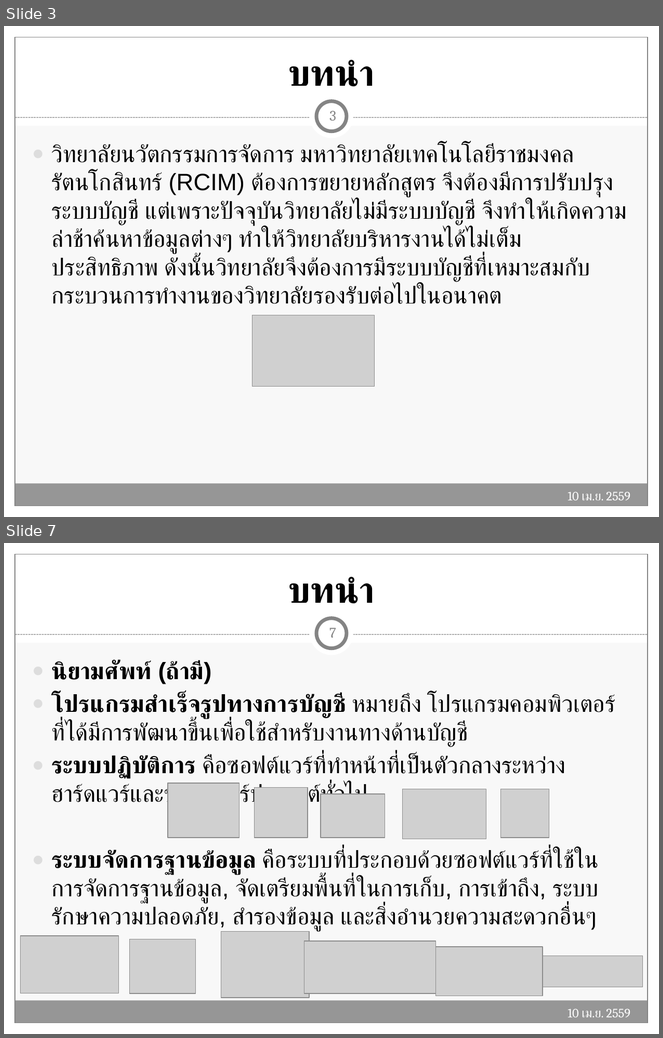
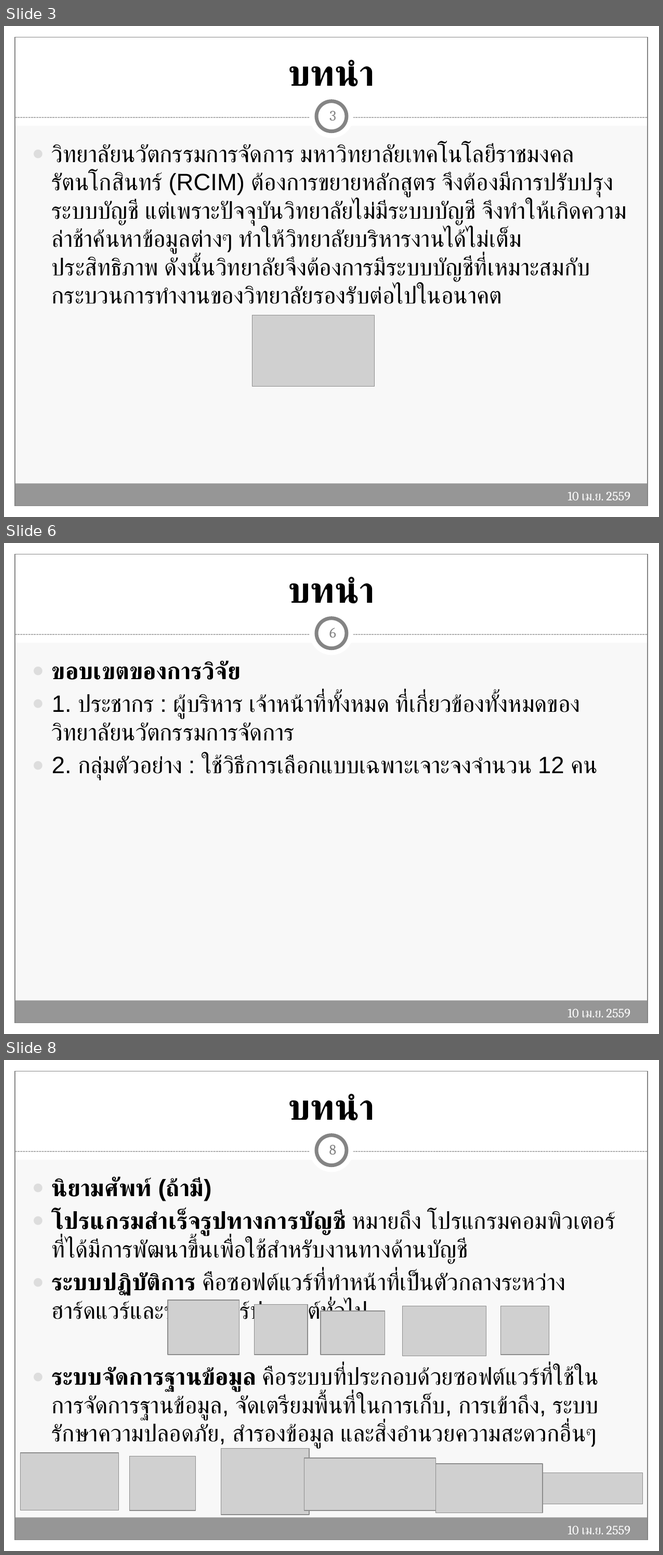
Before and after one commit to Tanandara/research, a slide deck: ฐานันดร์(โปรแกรมบัญชี RCIM)-Workshop (MBA).pptx. Shown one above the other, each under a label of ours: slides 3 and 7 before the commit, slides 3, 6 and 8 after it; the slides between them are not shown. The pictures are 663x1038 and 663x1555 pixels, drawn with LibreOffice and Linux fonts; fonts in the diff are those of the drawing; grey boxes stand for pictures. Boxes give left, top, right and bottom in pixels: in the first picture for what was removed or moved away, otherwise in the second. Text is boxed around its words. In the diff, an @@ line names an element or a change of style, - is before the commit and + after.

```diff
--- a/ฐานันดร์(โปรแกรมบัญชี RCIM)-Workshop (MBA).pptx
+++ b/ฐานันดร์(โปรแกรมบัญชี RCIM)-Workshop (MBA).pptx
@@ slide 6 added at bbox=[4, 543, 659, 1034], background #F8F8F8; not listed: 9 template elements that a slide beside it also shows @@
@@ title added at bbox=[288, 577, 375, 604], 40 pt, text #000000, bold @@
+บทนำ
@@ page number added at bbox=[330, 628, 336, 638], 16 pt, text #848484 @@
+6
@@ text added at bbox=[52, 661, 598, 781], 26 pt, text #000000 @@
+● ขอบเขตของการวิจัย
+● 1. ประชากร : ผู้บริหาร เจ้าหน้าที่ทั้งหมด ที่เกี่ยวข้องทั้งหมดของวิทยาลัยนวัตกรรมการจัดการ
+● 2. กลุ่มตัวอย่าง : ใช้วิธีการเลือกแบบเฉพาะเจาะจงจำนวน 12 คน
@@ text added at bbox=[568, 1009, 631, 1018], 14 pt, text #FFFFFF @@
+10 เม.ย. 2559
@@ what was slide 7 is now slide 8 @@
@@ page number at bbox=[330, 1145, 337, 1155]: text changed @@
-7
+8
```
Also in this commit, not shown: 10 slides changed, 4 slides removed, 2 other files.
